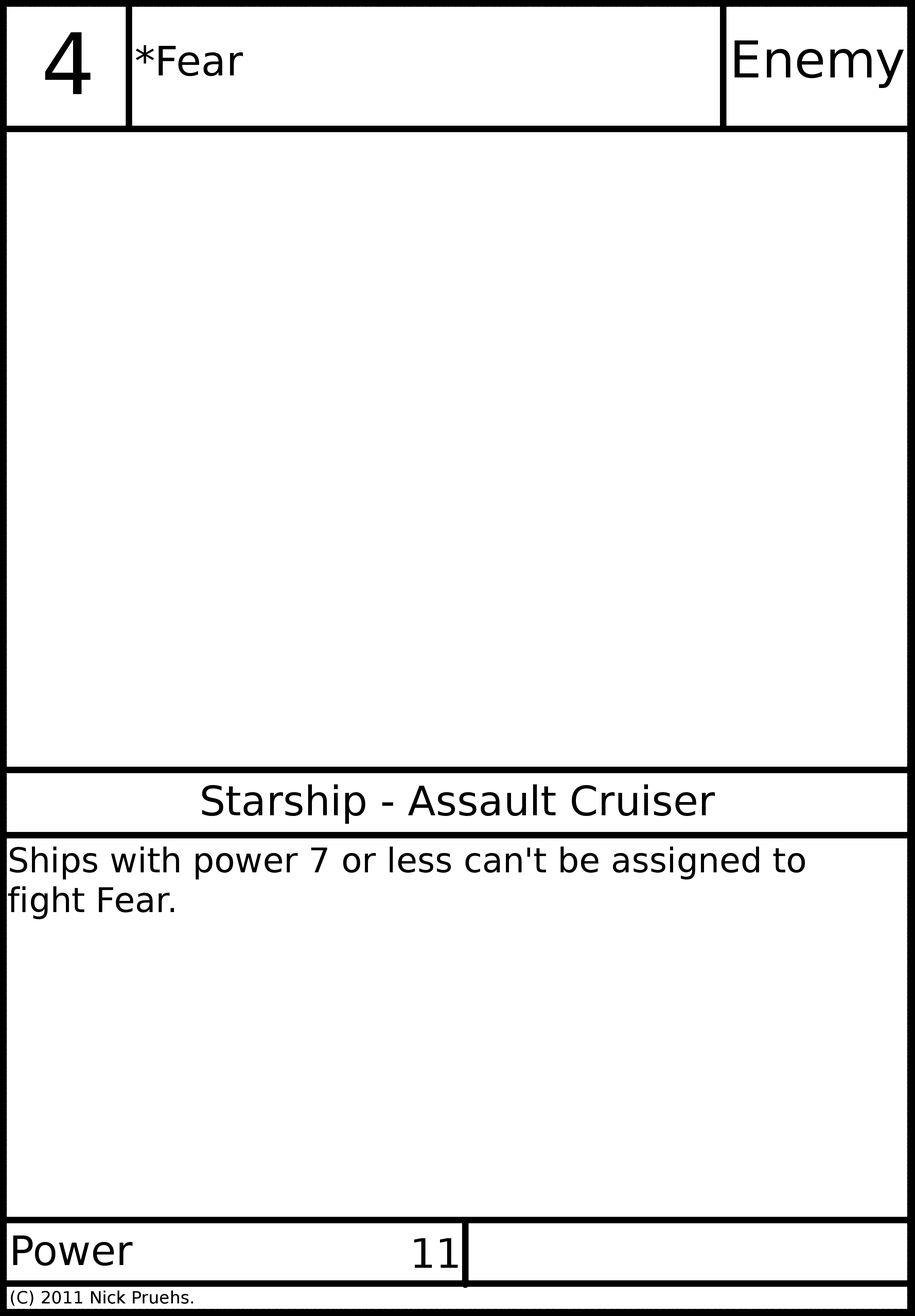
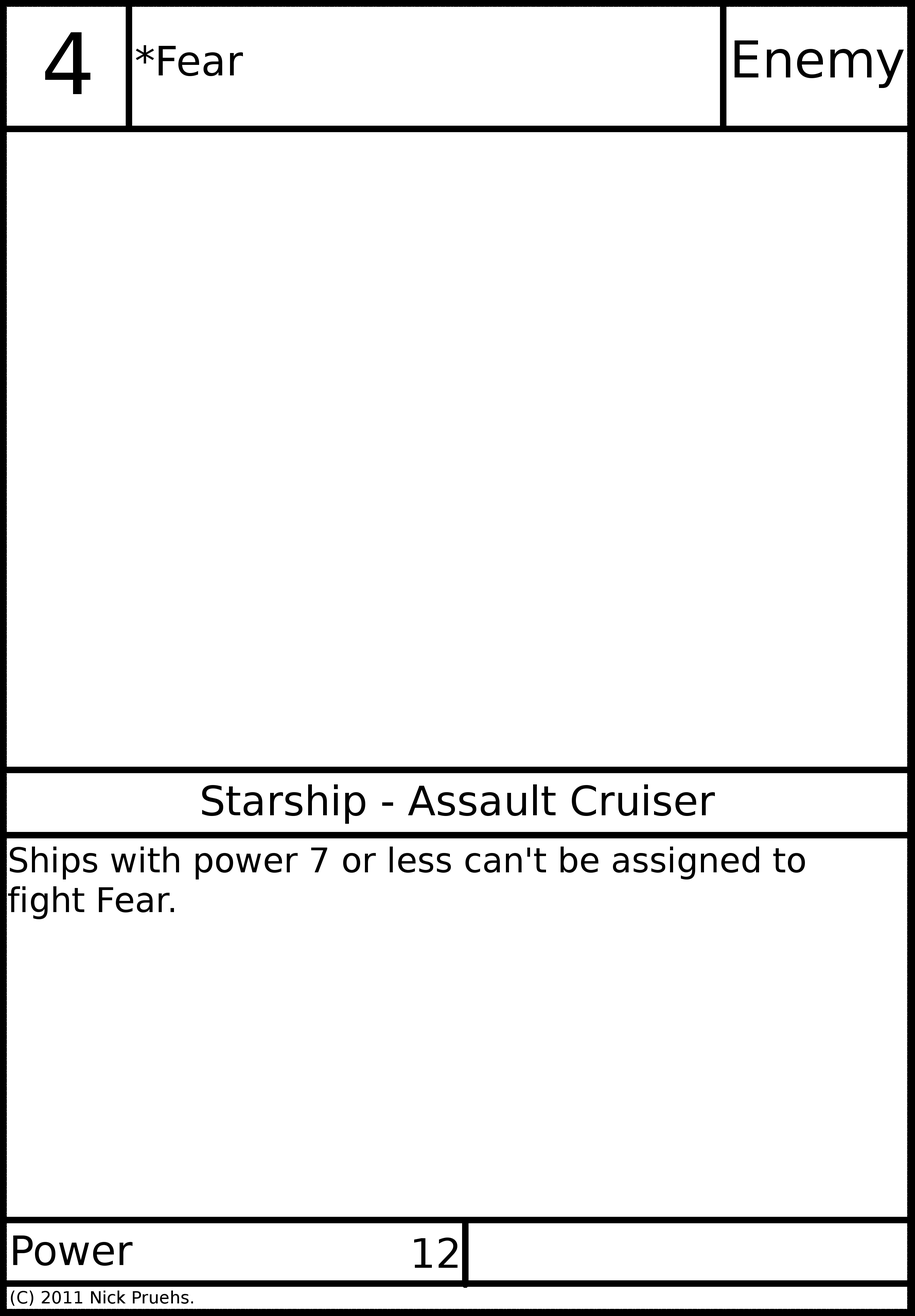
Layers edited between the first and the second 915 × 1316 image:
painted on "Power Value" over [438, 1237, 458, 1268]
